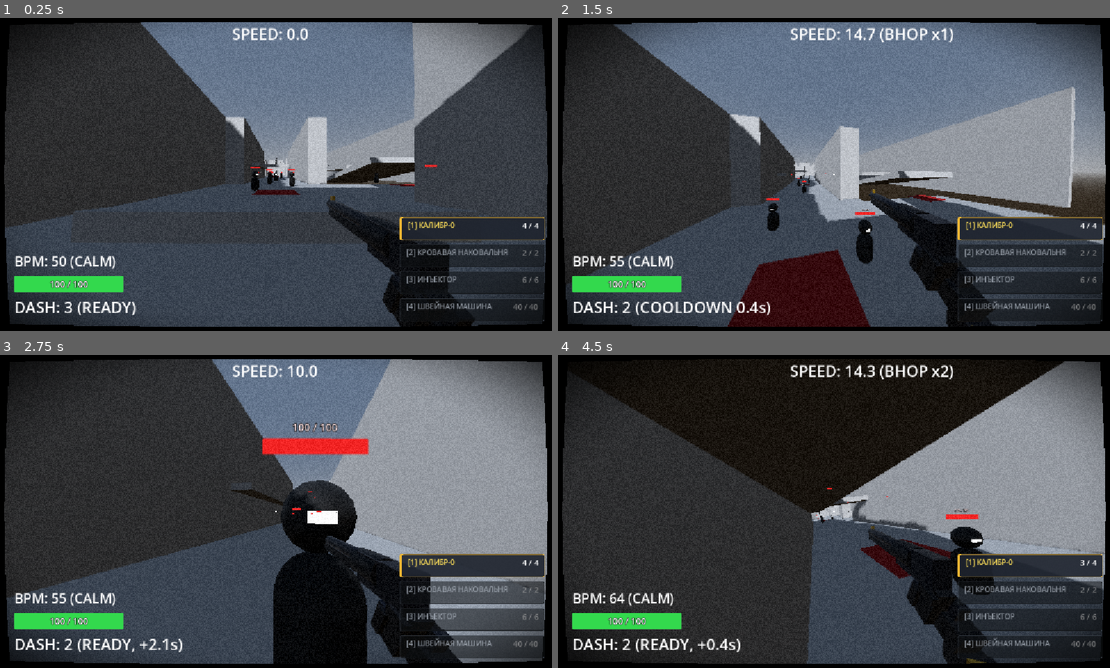
Above: before the commit, frames 1-4 (two rows, left to right).
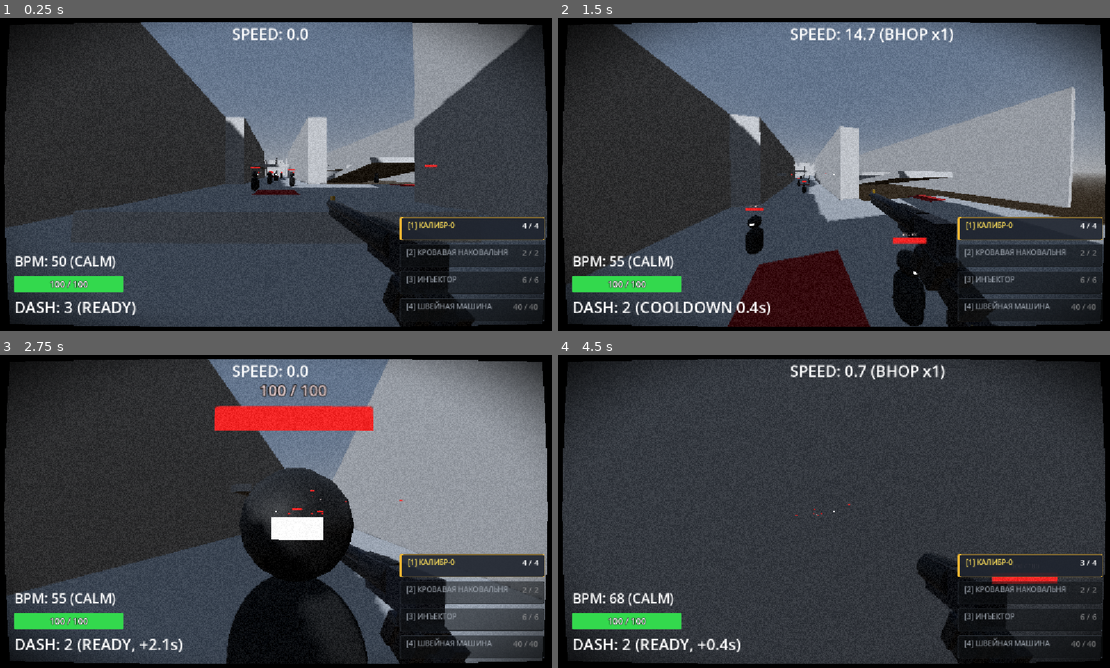
Above: after the commit, the same moments.

Repository: ggou3/voidkill
Game: Godot game, scene res://test_arena.tscn
Same seed, same stepped clock (60 frames per second), same inputs: the game is played once before the commit and once after it. This scene is started directly instead of the project's main scene.
Inputs (mouse positions are in pixels of both pictures, inside the frame that each line leads up to):
- Up to frame 1 (0.25 s): no input
- Up to frame 2 (1.5 s): tap Enter at 0.5 s; move the mouse to (828, 180) at 0.52 s; hold Right mouse button (alt_fire) 0.53-1.28 s; hold W (move_forward) from 0.53 s (still down); tap Space (jump) at 0.77 s; move the mouse to (878, 177) at 1.27 s; tap Shift (dash) at 1.35 s
- Up to frame 3 (2.75 s): keep holding W (move_forward); tap Space (jump) at 1.52 s; move the mouse to (231, 508) at 2.02 s; hold F (melee) from 2.03 s (still down)
- Up to frame 4 (4.5 s): move the mouse to (839, 511) at 2.77 s; release W (move_forward) at 2.78 s; release F (melee) at 2.78 s; hold A (move_left) 2.78-3.53 s; click (839, 511) at 2.85 s; tap Space (jump) at 3.02, 3.77 s; move the mouse to (811, 505) at 3.52 s; hold C (slam) 3.53-4.28 s; hold W (move_forward) from 3.53 s (still down); move the mouse to (867, 511) at 4.27 s; tap Ctrl (slide) at 4.35 s

The runs differ from the first frame. In frame 1, less than 0.1% of the frame differs, in the area x 46-79%, y 46-55%; in frame 2, 2.2%; in frame 3, 11%; in frame 4, 45%, in the area x 3-100%, y 1-99%.

Commit message:
Enemy balance (Step 1): increase move_speed to 7.5 m/s (+36%) and acceleration to 5.2 (+30%)

Diff:
--- a/enemy.gd
+++ b/enemy.gd
@@ -8,8 +8,8 @@
 }
 
 @export var max_health: int = 100
-@export var move_speed: float = 5.5
-@export var acceleration: float = 4.0
+@export var move_speed: float = 7.5
+@export var acceleration: float = 5.2
 @export var attack_damage: int = 15
 @export var attack_range: float = 2.0
 @export var attack_cooldown: float = 1.0
Not shown, changed: DESIGN.md
